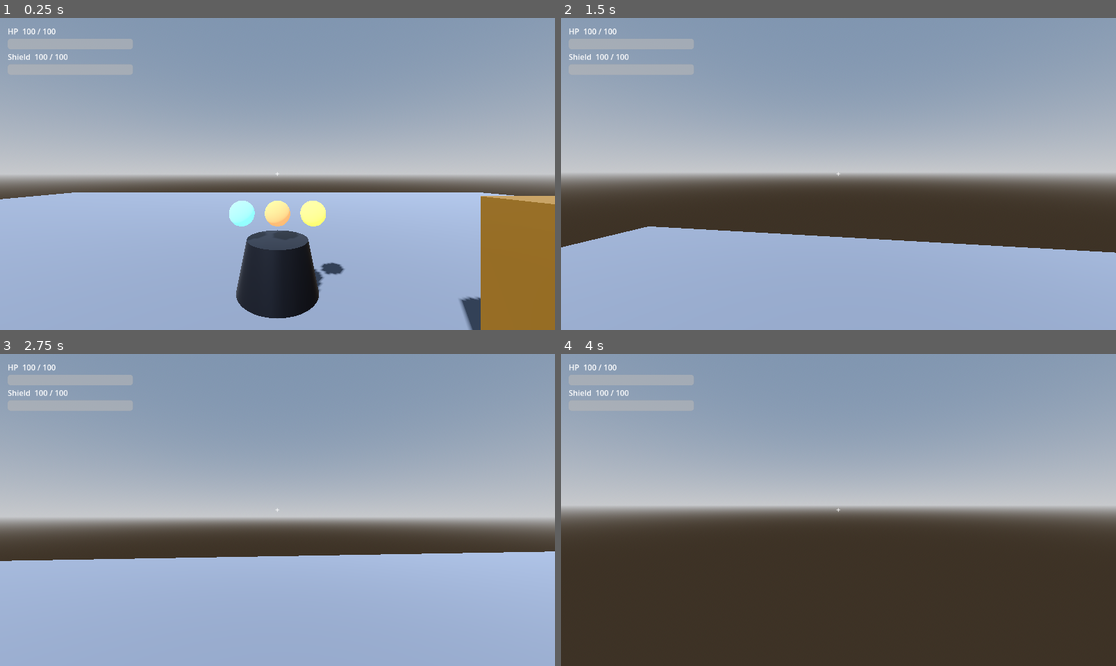
Above: before the commit, frames 1-4 (two rows, left to right).
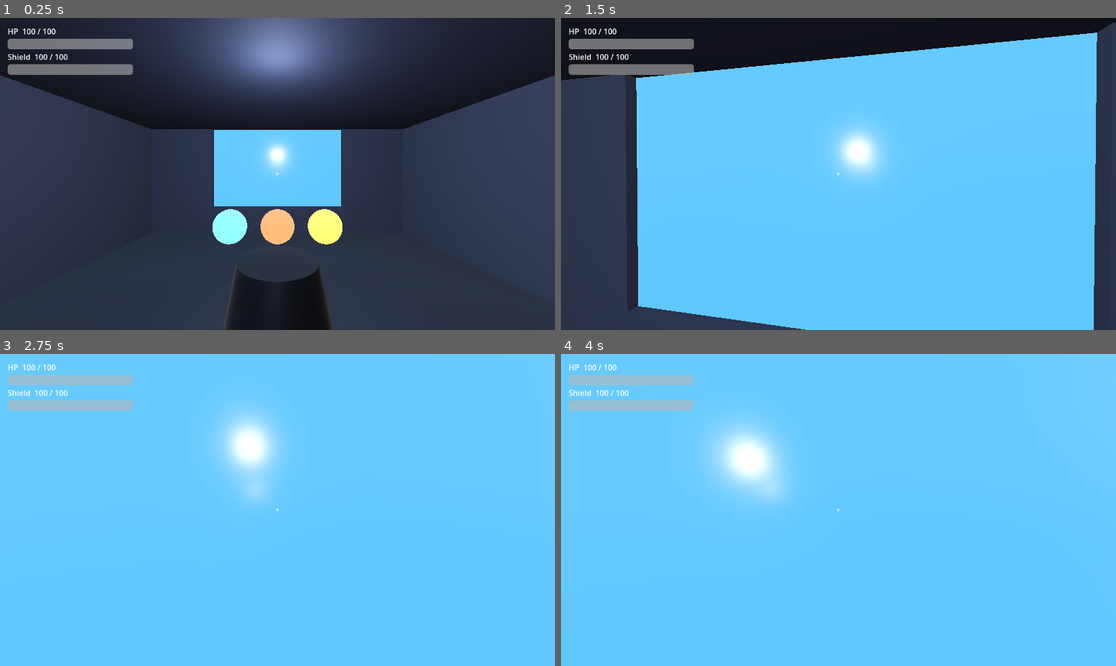
Above: after the commit, the same moments.

Repository: vasilisbit/The_Risen
Game: Godot game, scene res://scenes/hub/hub.tscn
The game is run twice, just before and just after one commit, with the same random seed, the same clock (stepped at 60 frames per second) and the same inputs.
Inputs (mouse positions are in pixels of both pictures, inside the frame that each line leads up to):
- Up to frame 1 (0.25 s): no input
- Up to frame 2 (1.5 s): tap Enter at 0.5 s; move the mouse to (866, 174) at 0.52 s; press the mouse at (866, 174) at 0.53 s; hold W (move_forward) from 0.53 s (still down); tap Space (jump) at 0.77 s; move the mouse to (810, 174) at 1.27 s; release the mouse at (810, 174) at 1.28 s; tap Shift (sprint) at 1.35 s
- Up to frame 3 (2.75 s): keep holding W (move_forward); tap Space (jump) at 1.52 s; move the mouse to (288, 503) at 2.02 s; press the mouse at (288, 503) at 2.03 s
- Up to frame 4 (4 s): keep holding W (move_forward); move the mouse to (832, 516) at 2.77 s; release the mouse at (832, 516) at 2.78 s; tap Shift (sprint) at 2.85 s; click (832, 516) at 2.92 s; tap Space (jump) at 3.02, 3.77 s; move the mouse to (877, 513) at 3.52 s; press the mouse at (877, 513) at 3.53 s

The runs differ from the first frame. In frame 1, 96% of the frame differs, in the area x 0-100%, y 0-100%; in frame 2, 100%; in frame 3, 100%; in frame 4, 100%.

Commit message:
feat(t-0006): Build hub starship interior blockout
scripts/hub_structure.gd (on /Hub/Nav/Structure): generates a 2-room interior
in code — Cockpit 10x10 m with a 5x3 m viewport window, joined by a 3 m doorway
to a Weapon Bay 8x8 m — as BoxMesh + BoxShape3D, plus 3 interior lights (cool
cockpit/bay ambient + warm vendor spot, no dark zones). Bakes the parent
NavigationRegion3D at runtime from the static colliders.

Hub wiring: removed the T-0001 50x50 floor + SunLight; hologram table moved to
the cockpit center (0,0,0) with the window in front (Z=-5); ForgeMaster + a new
VendorSpawn Marker3D placed in the Weapon Bay; player spawn moved to the back of
the cockpit (0,1,3) facing the table.

Verified via game_eval: 16 wall/floor meshes + colliders, 3 lights, nav baked
(20 polygons), player spawns on the floor, and a NavigationServer path from the
cockpit to the bay crosses the doorway and reaches the vendor. Headless import
clean (exit 0).

Diff:
--- a/scenes/hub/hub.tscn
+++ b/scenes/hub/hub.tscn
@@ -3,16 +3,7 @@
 [ext_resource type="PackedScene" uid="uid://b88q4r73j0x27" path="res://scenes/player/guardian.tscn" id="1_abcyb"]
 [ext_resource type="PackedScene" uid="uid://dg74s2hqqsckd" path="res://scenes/hub/hologram_table.tscn" id="2_bocl7"]
 [ext_resource type="PackedScene" uid="uid://cv5t0esp8itvn" path="res://ui/vendor_shop.tscn" id="3_koree"]
-
-[sub_resource type="StandardMaterial3D" id="StandardMaterial3D_2dud7"]
-albedo_color = Color(0.32, 0.34, 0.38, 1)
-roughness = 0.9
-
-[sub_resource type="PlaneMesh" id="PlaneMesh_abcyb"]
-size = Vector2(50, 50)
-
-[sub_resource type="BoxShape3D" id="BoxShape3D_bocl7"]
-size = Vector3(50, 1, 50)
+[ext_resource type="Script" uid="uid://cpmdlc3cn6dup" path="res://scripts/hub_structure.gd" id="4_ajtfx"]
 
 [sub_resource type="ProceduralSkyMaterial" id="ProceduralSkyMaterial_koree"]
 
@@ -39,36 +30,25 @@
 [sub_resource type="BoxShape3D" id="BoxShape3D_ursuo"]
 size = Vector3(1, 2, 1)
 
+[sub_resource type="NavigationMesh" id="NavigationMesh_ajtfx"]
+geometry_parsed_geometry_type = 1
+agent_height = 1.8
+
 [node name="Hub" type="Node3D" unique_id=1537759387]
 
-[node name="Floor" type="StaticBody3D" parent="." unique_id=1232613271]
-
-[node name="FloorMesh" type="MeshInstance3D" parent="Floor" unique_id=1088211983]
-material_override = SubResource("StandardMaterial3D_2dud7")
-mesh = SubResource("PlaneMesh_abcyb")
-
-[node name="FloorCollision" type="CollisionShape3D" parent="Floor" unique_id=1040265186]
-transform = Transform3D(1, 0, 0, 0, 1, 0, 0, 0, 1, 0, -0.5, 0)
-shape = SubResource("BoxShape3D_bocl7")
-
 [node name="PlayerSpawn" type="Marker3D" parent="." unique_id=1517499063]
-transform = Transform3D(1, 0, 0, 0, 1, 0, 0, 0, 1, 0, 1, 0)
-
-[node name="SunLight" type="DirectionalLight3D" parent="." unique_id=932523293]
-transform = Transform3D(0.8253356, 0.44229966, -0.3509874, 0, 0.62161, 0.7833269, 0.5646425, -0.6465076, 0.51303685, 0, 0, 0)
-shadow_enabled = true
+transform = Transform3D(1, 0, 0, 0, 1, 0, 0, 0, 1, 0, 1, 3)
 
 [node name="WorldEnvironment" type="WorldEnvironment" parent="." unique_id=630885685]
 environment = SubResource("Environment_ursuo")
 
 [node name="Guardian" parent="." unique_id=1754395905 instance=ExtResource("1_abcyb")]
-transform = Transform3D(1, 0, 0, 0, 1, 0, 0, 0, 1, 0, 1, 0)
+transform = Transform3D(1, 0, 0, 0, 1, 0, 0, 0, 1, 0, 1, 3)
 
 [node name="HologramTable" parent="." unique_id=58457010 instance=ExtResource("2_bocl7")]
-transform = Transform3D(1, 0, 0, 0, 1, 0, 0, 0, 1, 0, 0, -4)
 
 [node name="ForgeMaster" type="StaticBody3D" parent="." unique_id=804933838 groups=["vendor"]]
-transform = Transform3D(1, 0, 0, 0, 1, 0, 0, 0, 1, 3, 0, -2)
+transform = Transform3D(1, 0, 0, 0, 1, 0, 0, 0, 1, 0, 0, 10.5)
 collision_layer = 5
 
 [node name="Mesh" type="MeshInstance3D" parent="ForgeMaster" unique_id=2086214232]
@@ -83,3 +63,12 @@
 [node name="HubUI" type="CanvasLayer" parent="." unique_id=473969501]
 
 [node name="VendorShop" parent="HubUI" unique_id=1779289198 instance=ExtResource("3_koree")]
+
+[node name="Nav" type="NavigationRegion3D" parent="." unique_id=458862026]
+navigation_mesh = SubResource("NavigationMesh_ajtfx")
+
+[node name="Structure" type="StaticBody3D" parent="Nav" unique_id=724088123]
+script = ExtResource("4_ajtfx")
+
+[node name="VendorSpawn" type="Marker3D" parent="." unique_id=1313974092]
+transform = Transform3D(1, 0, 0, 0, 1, 0, 0, 0, 1, 0, 0, 10.5)
--- /dev/null
+++ b/scripts/hub_structure.gd
@@ -0,0 +1,84 @@
+extends StaticBody3D
+## T-0006 hub blockout: builds a 2-room starship interior in code —
+## Cockpit 10x10 m (with a 5x3 m viewport window) joined by a 3 m doorway to a
+## Weapon Bay 8x8 m — plus interior lighting. Geometry is BoxMesh + BoxShape3D
+## parented to this StaticBody3D. Meant to sit under a NavigationRegion3D, which
+## this script bakes at runtime so AI pathfinding is ready.
+
+const H := 4.0      # interior height
+const T := 0.3      # wall / slab thickness
+
+
+func _ready() -> void:
+	var wall := _mat(Color(0.20, 0.22, 0.28), 0.0, 0.85)
+	var floor_mat := _mat(Color(0.13, 0.14, 0.17), 0.1, 0.7)
+	var glass := _mat(Color(0.10, 0.25, 0.60), 0.0, 0.2, true, Color(0.20, 0.45, 1.0), 1.4)
+
+	# --- Cockpit 10x10, centered at origin (X[-5,5], Z[-5,5]) ---
+	_box(Vector3(0, -T * 0.5, 0), Vector3(10, T, 10), floor_mat)     # floor
+	_box(Vector3(0, H + T * 0.5, 0), Vector3(10, T, 10), wall)       # ceiling
+	_box(Vector3(-5, H * 0.5, 0), Vector3(T, H, 10), wall)          # left wall
+	_box(Vector3(5, H * 0.5, 0), Vector3(T, H, 10), wall)           # right wall
+	# front wall Z=-5 with a 5x3 window opening (X[-2.5,2.5], y[1,4])
+	_box(Vector3(0, 0.5, -5), Vector3(10, 1.0, T), wall)            # sill strip
+	_box(Vector3(-3.75, 2.5, -5), Vector3(2.5, 3.0, T), wall)       # left of window
+	_box(Vector3(3.75, 2.5, -5), Vector3(2.5, 3.0, T), wall)        # right of window
+	_box(Vector3(0, 2.5, -5), Vector3(5.0, 3.0, 0.06), glass)       # window pane (solid)
+	# back wall Z=5 with a 3 m doorway (X[-1.5,1.5], y[0,3])
+	_box(Vector3(-3.25, H * 0.5, 5), Vector3(3.5, H, T), wall)      # left of door
+	_box(Vector3(3.25, H * 0.5, 5), Vector3(3.5, H, T), wall)       # right of door
+	_box(Vector3(0, 3.5, 5), Vector3(3.0, 1.0, T), wall)           # lintel over door
+
+	# --- Weapon Bay 8x8, centered at (0,0,9) (X[-4,4], Z[5,13]) ---
+	_box(Vector3(0, -T * 0.5, 9), Vector3(8, T, 8), floor_mat)      # floor
+	_box(Vector3(0, H + T * 0.5, 9), Vector3(8, T, 8), wall)        # ceiling
+	_box(Vector3(-4, H * 0.5, 9), Vector3(T, H, 8), wall)          # left wall
+	_box(Vector3(4, H * 0.5, 9), Vector3(T, H, 8), wall)           # right wall
+	_box(Vector3(0, H * 0.5, 13), Vector3(8, H, T), wall)          # back wall
+	# (the bay's front side is the cockpit's back wall + doorway above)
+
+	# --- Interior lighting (no dark zones): cool ambient + warm vendor spot ---
+	_omni(Vector3(0, 3.5, 0), 18.0, 2.2, Color(0.80, 0.85, 1.0))
+	_omni(Vector3(0, 3.5, 9), 16.0, 2.2, Color(0.85, 0.90, 1.0))
+	_omni(Vector3(0, 2.8, 10.5), 9.0, 2.6, Color(1.0, 0.80, 0.50))  # warm vendor
+
+	var region := get_parent()
+	if region is NavigationRegion3D and region.navigation_mesh != null:
+		region.bake_navigation_mesh(false)
+
+
+func _box(center: Vector3, size: Vector3, mat: StandardMaterial3D) -> void:
+	var mesh := MeshInstance3D.new()
+	var bm := BoxMesh.new()
+	bm.size = size
+	mesh.mesh = bm
+	mesh.material_override = mat
+	mesh.position = center
+	add_child(mesh)
+	var col := CollisionShape3D.new()
+	var shape := BoxShape3D.new()
+	shape.size = size
+	col.shape = shape
+	col.position = center
+	add_child(col)
+
+
+func _omni(pos: Vector3, range_m: float, energy: float, color: Color) -> void:
+	var light := OmniLight3D.new()
+	light.position = pos
+	light.omni_range = range_m
+	light.light_energy = energy
+	light.light_color = color
+	add_child(light)
+
+
+func _mat(color: Color, metallic: float, roughness: float, emission := false, em := Color.BLACK, em_energy := 0.0) -> StandardMaterial3D:
+	var m := StandardMaterial3D.new()
+	m.albedo_color = color
+	m.metallic = metallic
+	m.roughness = roughness
+	if emission:
+		m.emission_enabled = true
+		m.emission = em
+		m.emission_energy_multiplier = em_energy
+	return m
Not shown, added: scripts/hub_structure.gd.uid
